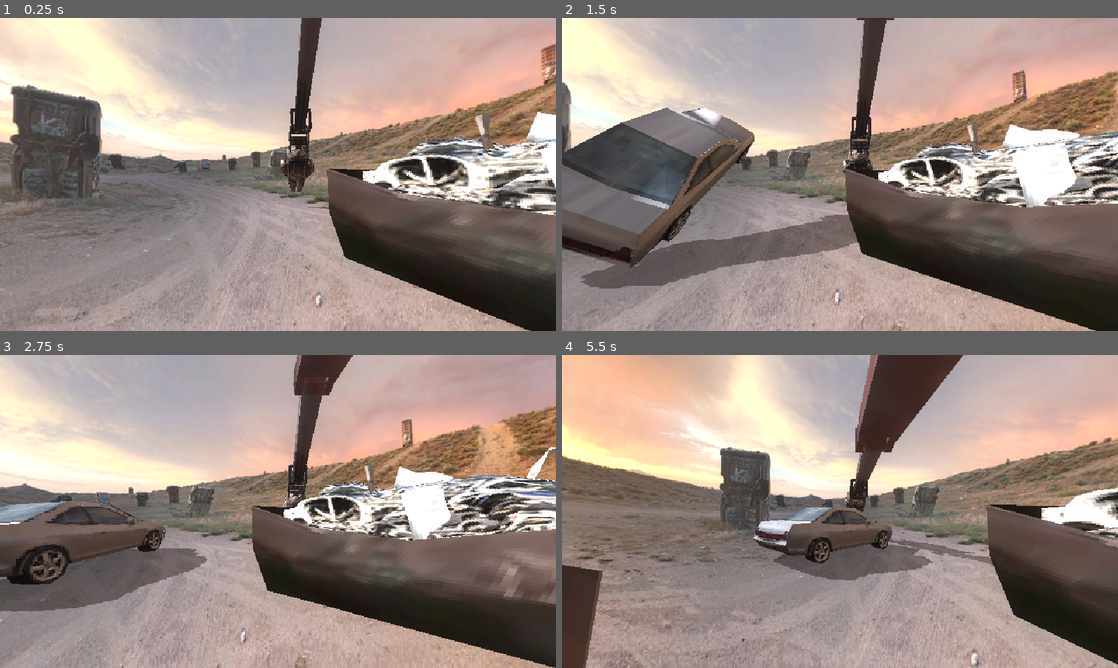
Above: before the commit, frames 1-4 (two rows, left to right).
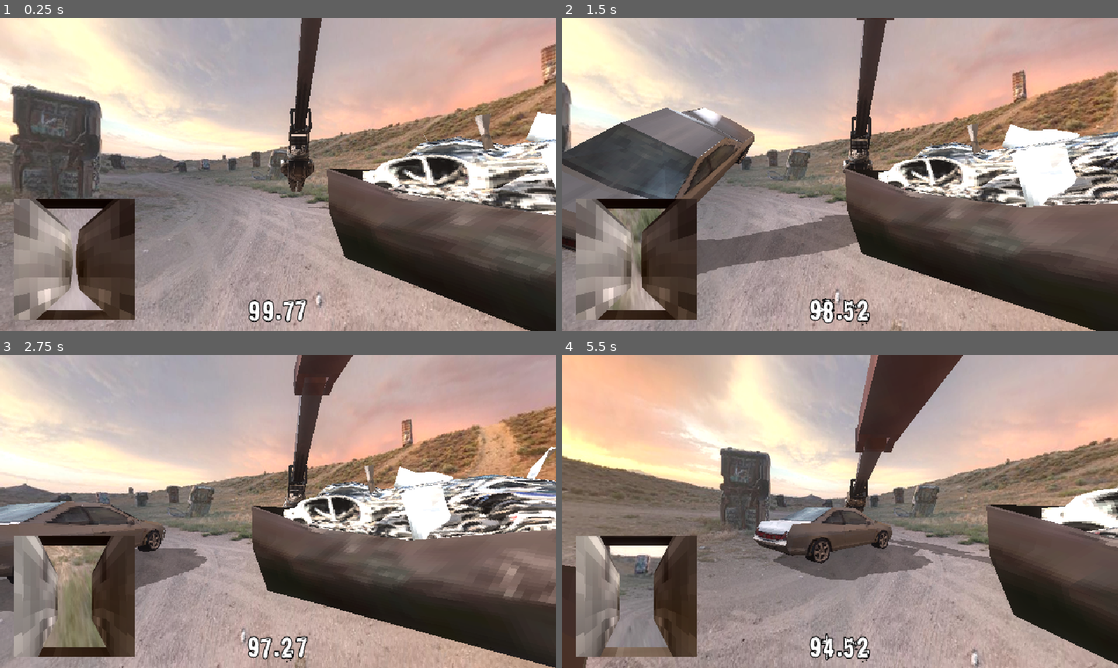
Above: after the commit, the same moments.

Repository: Rionit/Pirate-Software-Game-Jam-16
Game: Godot game, scene res://Scenes/main.tscn
Same seed, same stepped clock (60 frames per second), same inputs: the game is played once before the commit and once after it. Sound files missing from this copy of the repository are replaced by a short silence.
Inputs:
- Up to frame 1 (0.25 s): no input
- Up to frame 2 (1.5 s): hold D (right) 0.53-1.28 s; hold W (front) 0.53-1.28 s; hold S (back) from 1.28 s (still down); tap F (pinch) at 1.35 s
- Up to frame 3 (2.75 s): release S (back) at 2.03 s; hold D (right) from 2.03 s (still down); hold W (front) from 2.03 s (still down)
- Up to frame 4 (5.5 s): release D (right) at 2.78 s; release W (front) at 2.78 s; hold Space (up) 2.78-3.53 s; tap F (pinch) at 2.85, 4.35 s; hold W (front) 3.53-4.28 s; hold A (left) 3.53-5.03 s; hold S (back) from 5.03 s (still down); hold W (front) from 5.03 s (still down)

The runs differ from the first frame. In frame 1, 7.4% of the frame differs, in the area x 2-56%, y 57-98%; in frame 2, 7.2%; in frame 3, 7.9%, in the area x 2-56%, y 57-99%; in frame 4, 7.9%.

Commit message:
Added dumpster labels and ui theme

Diff:
--- a/Scenes/axles_dumpster.tscn
+++ b/Scenes/axles_dumpster.tscn
@@ -1,7 +1,8 @@
-[gd_scene load_steps=12 format=4 uid="uid://dycxentrqfn6l"]
+[gd_scene load_steps=13 format=4 uid="uid://dycxentrqfn6l"]
 
 [ext_resource type="Script" path="res://Scripts/trash_pile.gd" id="1_nuyrw"]
 [ext_resource type="Shader" path="res://Shaders/psx.gdshader" id="3_vf83x"]
+[ext_resource type="PackedScene" uid="uid://cix64nx1cvp11" path="res://Scenes/label_3d.tscn" id="4_hbb0p"]
 [ext_resource type="Texture2D" uid="uid://m3el26inq0n8" path="res://Meshes/Battery Dumpster/battery_dumpster_image_6.png" id="4_sr6ri"]
 
 [sub_resource type="ShaderMaterial" id="ShaderMaterial_lr2pu"]
@@ -132,3 +133,7 @@
 [node name="CollisionShape3D" type="CollisionShape3D" parent="Area3D"]
 transform = Transform3D(1, 0, 0, 0, 1, 0, 0, 0, 1, 0, 0.633921, 0)
 shape = SubResource("BoxShape3D_xkc6h")
+
+[node name="Label3D" parent="." instance=ExtResource("4_hbb0p")]
+transform = Transform3D(-2.35427e-07, 0, -1, 0, 4.96346, 0, 5.38595, 0, -4.37114e-08, -7.80842, 1.19886, 0)
+title = "Axles"
--- a/Scenes/battery_dumpster.tscn
+++ b/Scenes/battery_dumpster.tscn
@@ -1,9 +1,10 @@
-[gd_scene load_steps=22 format=4 uid="uid://kcwdq4cpchhf"]
+[gd_scene load_steps=23 format=4 uid="uid://kcwdq4cpchhf"]
 
 [ext_resource type="Texture2D" uid="uid://bf2gf768k4fo6" path="res://Meshes/Battery Dumpster/battery_dumpster_image_9.png" id="1_qgv8s"]
 [ext_resource type="Script" path="res://Scripts/trash_pile.gd" id="1_sauwb"]
 [ext_resource type="Texture2D" uid="uid://m3el26inq0n8" path="res://Meshes/Battery Dumpster/battery_dumpster_image_6.png" id="2_6m6hh"]
 [ext_resource type="Shader" path="res://Shaders/psx.gdshader" id="2_21eir"]
+[ext_resource type="PackedScene" uid="uid://cix64nx1cvp11" path="res://Scenes/label_3d.tscn" id="5_ulq6k"]
 
 [sub_resource type="ConcavePolygonShape3D" id="ConcavePolygonShape3D_btw12"]
 data = PackedVector3Array(-8.0088, 0, 5.8438, 8.0088, 0, -5.8438, 8.0088, 0, 5.8438, -8.0088, 0, 5.8438, -8.0088, 0, -5 …(1910 unchanged characters)…
@@ -15,6 +16,11 @@
 shader_parameter/alpha_scissor = 0.5
 shader_parameter/jitter = 0.25
 shader_parameter/resolution = Vector2i(320, 240)
+shader_parameter/is_shining = false
+shader_parameter/shine_color = Color(1, 1, 1, 1)
+shader_parameter/cycle_interval = 1.0
+shader_parameter/shine_speed = 3.0
+shader_parameter/shine_width = 3.0
 shader_parameter/albedo = ExtResource("1_qgv8s")
 
 [sub_resource type="ArrayMesh" id="ArrayMesh_6cco8"]
@@ -58,6 +64,11 @@
 shader_parameter/alpha_scissor = 0.5
 shader_parameter/jitter = 0.25
 shader_parameter/resolution = Vector2i(320, 240)
+shader_parameter/is_shining = false
+shader_parameter/shine_color = Color(1, 1, 1, 1)
+shader_parameter/cycle_interval = 1.0
+shader_parameter/shine_speed = 3.0
+shader_parameter/shine_width = 3.0
 shader_parameter/albedo = ExtResource("1_qgv8s")
 
 [sub_resource type="ArrayMesh" id="ArrayMesh_t17r2"]
@@ -99,6 +110,11 @@
 shader_parameter/alpha_scissor = 0.5
 shader_parameter/jitter = 0.25
 shader_parameter/resolution = Vector2i(320, 240)
+shader_parameter/is_shining = false
+shader_parameter/shine_color = Color(1, 1, 1, 1)
+shader_parameter/cycle_interval = 1.0
+shader_parameter/shine_speed = 3.0
+shader_parameter/shine_width = 3.0
 shader_parameter/albedo = ExtResource("1_qgv8s")
 
 [sub_resource type="ArrayMesh" id="ArrayMesh_pkgsd"]
@@ -140,6 +156,11 @@
 shader_parameter/alpha_scissor = 0.5
 shader_parameter/jitter = 0.25
 shader_parameter/resolution = Vector2i(320, 240)
+shader_parameter/is_shining = false
+shader_parameter/shine_color = Color(1, 1, 1, 1)
+shader_parameter/cycle_interval = 1.0
+shader_parameter/shine_speed = 3.0
+shader_parameter/shine_width = 3.0
 shader_parameter/albedo = ExtResource("1_qgv8s")
 
 [sub_resource type="ArrayMesh" id="ArrayMesh_m3wwb"]
@@ -181,6 +202,11 @@
 shader_parameter/alpha_scissor = 0.5
 shader_parameter/jitter = 0.25
 shader_parameter/resolution = Vector2i(320, 240)
+shader_parameter/is_shining = false
+shader_parameter/shine_color = Color(1, 1, 1, 1)
+shader_parameter/cycle_interval = 1.0
+shader_parameter/shine_speed = 3.0
+shader_parameter/shine_width = 3.0
 shader_parameter/albedo = ExtResource("2_6m6hh")
 
 [sub_resource type="ArrayMesh" id="ArrayMesh_4ljsp"]
@@ -262,3 +288,7 @@
 [node name="CollisionShape3D2" type="CollisionShape3D" parent="Area3D"]
 transform = Transform3D(1, 0, 0, 0, 1, 0, 0, 0, 1, 0, 1.30986, 0)
 shape = SubResource("BoxShape3D_rcn77")
+
+[node name="Label3D" parent="." instance=ExtResource("5_ulq6k")]
+transform = Transform3D(-2.79137e-07, 0, -1, 0, 5.90591, 0, 6.3859, 0, -4.37114e-08, -7.77766, 1.65091, 0)
+title = "Batteries"
--- a/Scenes/engines_dumpster.tscn
+++ b/Scenes/engines_dumpster.tscn
@@ -1,8 +1,9 @@
-[gd_scene load_steps=12 format=4 uid="uid://bgtwppfrrm3rt"]
+[gd_scene load_steps=13 format=4 uid="uid://bgtwppfrrm3rt"]
 
 [ext_resource type="Texture2D" uid="uid://vdkbst2qmixo" path="res://Meshes/Engines Dumpster/engines_dumpster_image_5.png" id="1_msrci"]
 [ext_resource type="Script" path="res://Scripts/trash_pile.gd" id="1_yxicy"]
 [ext_resource type="Shader" path="res://Shaders/psx.gdshader" id="2_3o6sy"]
+[ext_resource type="PackedScene" uid="uid://cix64nx1cvp11" path="res://Scenes/label_3d.tscn" id="4_s1v6a"]
 
 [sub_resource type="ShaderMaterial" id="ShaderMaterial_eqwnr"]
 render_priority = 0
@@ -11,6 +12,11 @@
 shader_parameter/alpha_scissor = 0.5
 shader_parameter/jitter = 0.25
 shader_parameter/resolution = Vector2i(320, 240)
+shader_parameter/is_shining = false
+shader_parameter/shine_color = Color(1, 1, 1, 1)
+shader_parameter/cycle_interval = 1.0
+shader_parameter/shine_speed = 3.0
+shader_parameter/shine_width = 3.0
 shader_parameter/albedo = ExtResource("1_msrci")
 
 [sub_resource type="ArrayMesh" id="ArrayMesh_7srqj"]
@@ -54,6 +60,11 @@
 shader_parameter/alpha_scissor = 0.5
 shader_parameter/jitter = 0.25
 shader_parameter/resolution = Vector2i(320, 240)
+shader_parameter/is_shining = false
+shader_parameter/shine_color = Color(1, 1, 1, 1)
+shader_parameter/cycle_interval = 1.0
+shader_parameter/shine_speed = 3.0
+shader_parameter/shine_width = 3.0
 shader_parameter/albedo = ExtResource("1_msrci")
 
 [sub_resource type="ArrayMesh" id="ArrayMesh_l3tk2"]
@@ -122,3 +133,7 @@
 [node name="CollisionShape3D" type="CollisionShape3D" parent="Area3D"]
 transform = Transform3D(1, 0, 0, 0, 1, 0, 0, 0, 1, 0, 2.98242, 0)
 shape = SubResource("BoxShape3D_u3nal")
+
+[node name="Label3D" parent="." instance=ExtResource("4_s1v6a")]
+transform = Transform3D(-4.23675e-07, 0, -1, 0, 9.05805, 0, 9.69256, 0, -4.37114e-08, -10.3297, 3.40016, 0)
+title = "Engines"
--- a/Scenes/game_over_screen.tscn
+++ b/Scenes/game_over_screen.tscn
@@ -1,6 +1,7 @@
-[gd_scene load_steps=2 format=3 uid="uid://cly3lujeyqwda"]
+[gd_scene load_steps=3 format=3 uid="uid://cly3lujeyqwda"]
 
 [ext_resource type="Script" path="res://Scripts/game_over_screen.gd" id="1_ajr5w"]
+[ext_resource type="Theme" uid="uid://bxnae1arshtlw" path="res://Themes/ui.tres" id="2_fou0y"]
 
 [node name="GameOverScreen" type="Control"]
 process_mode = 3
@@ -25,18 +26,20 @@
 
 [node name="Label" type="Label" parent="VBoxContainer"]
 layout_mode = 2
-theme_override_constants/outline_size = 4
+theme = ExtResource("2_fou0y")
 theme_override_font_sizes/font_size = 70
 text = "GAME OVER!"
 horizontal_alignment = 1
 
 [node name="Button" type="Button" parent="VBoxContainer"]
 layout_mode = 2
+theme = ExtResource("2_fou0y")
 theme_override_font_sizes/font_size = 30
 text = "Let me try again!"
 
 [node name="Time" type="Label" parent="VBoxContainer"]
 layout_mode = 2
+theme = ExtResource("2_fou0y")
 theme_override_constants/outline_size = 4
 text = "You have played for: "
 horizontal_alignment = 1
--- a/Scenes/glass_dumpster.tscn
+++ b/Scenes/glass_dumpster.tscn
@@ -1,8 +1,9 @@
-[gd_scene load_steps=12 format=4 uid="uid://gs7k6u5af1fu"]
+[gd_scene load_steps=13 format=4 uid="uid://gs7k6u5af1fu"]
 
 [ext_resource type="Script" path="res://Scripts/trash_pile.gd" id="1_4mn2g"]
 [ext_resource type="Texture2D" uid="uid://ctlujf4scbd4c" path="res://Meshes/Glass Dumpster/dome_image_3.png" id="1_ep8pe"]
 [ext_resource type="Shader" path="res://Shaders/psx.gdshader" id="2_vwteu"]
+[ext_resource type="PackedScene" uid="uid://cix64nx1cvp11" path="res://Scenes/label_3d.tscn" id="4_1qk5t"]
 
 [sub_resource type="ShaderMaterial" id="ShaderMaterial_nv312"]
 render_priority = 0
@@ -11,6 +12,11 @@
 shader_parameter/alpha_scissor = 0.5
 shader_parameter/jitter = 0.25
 shader_parameter/resolution = Vector2i(320, 240)
+shader_parameter/is_shining = false
+shader_parameter/shine_color = Color(1, 1, 1, 1)
+shader_parameter/cycle_interval = 1.0
+shader_parameter/shine_speed = 3.0
+shader_parameter/shine_width = 3.0
 shader_parameter/albedo = ExtResource("1_ep8pe")
 
 [sub_resource type="ArrayMesh" id="ArrayMesh_u0wvy"]
@@ -101,3 +107,7 @@
 [node name="CollisionShape3D" type="CollisionShape3D" parent="Area3D"]
 transform = Transform3D(1, 0, 0, 0, 1, 0, 0, 0, 1, 0, 5.29749, 0)
 shape = SubResource("BoxShape3D_r6sbt")
+
+[node name="Label3D" parent="." instance=ExtResource("4_1qk5t")]
+transform = Transform3D(-6.50277e-07, 0, -1, 0, 10.4984, 0, 14.8765, 0, -4.37114e-08, -17.8144, 6.45232, 0)
+title = "Glass"
--- a/Scenes/interior_dumpster.tscn
+++ b/Scenes/interior_dumpster.tscn
@@ -1,9 +1,10 @@
-[gd_scene load_steps=22 format=4 uid="uid://d3sd81nox8cxa"]
+[gd_scene load_steps=23 format=4 uid="uid://d3sd81nox8cxa"]
 
 [ext_resource type="Script" path="res://Scripts/trash_pile.gd" id="1_dj38f"]
 [ext_resource type="Texture2D" uid="uid://30l7ygfvj353" path="res://Meshes/Interior Dumpster/interior_dumpster_image_8.png" id="1_ngp3b"]
 [ext_resource type="Shader" path="res://Shaders/psx.gdshader" id="3_ruw5f"]
 [ext_resource type="Texture2D" uid="uid://vdkbst2qmixo" path="res://Meshes/Engines Dumpster/engines_dumpster_image_5.png" id="4_35fju"]
+[ext_resource type="PackedScene" uid="uid://cix64nx1cvp11" path="res://Scenes/label_3d.tscn" id="5_2lb42"]
 
 [sub_resource type="ConcavePolygonShape3D" id="ConcavePolygonShape3D_tc8bc"]
 data = PackedVector3Array(0, 0, -5.6089, 6.9344, 0, -11.2178, 0, 0, -11.2178, 0, 0, -5.6089, 6.9344, 0, -5.6089, 6.9344 …(10157 unchanged characters)…
@@ -15,6 +16,11 @@
 shader_parameter/alpha_scissor = 0.5
 shader_parameter/jitter = 0.25
 shader_parameter/resolution = Vector2i(320, 240)
+shader_parameter/is_shining = false
+shader_parameter/shine_color = Color(1, 1, 1, 1)
+shader_parameter/cycle_interval = 1.0
+shader_parameter/shine_speed = 3.0
+shader_parameter/shine_width = 3.0
 shader_parameter/albedo = ExtResource("1_ngp3b")
 
 [sub_resource type="ArrayMesh" id="ArrayMesh_g2yf3"]
@@ -58,6 +64,11 @@
 shader_parameter/alpha_scissor = 0.5
 shader_parameter/jitter = 0.25
 shader_parameter/resolution = Vector2i(320, 240)
+shader_parameter/is_shining = false
+shader_parameter/shine_color = Color(1, 1, 1, 1)
+shader_parameter/cycle_interval = 1.0
+shader_parameter/shine_speed = 3.0
+shader_parameter/shine_width = 3.0
 shader_parameter/albedo = ExtResource("1_ngp3b")
 
 [sub_resource type="ArrayMesh" id="ArrayMesh_i5sie"]
@@ -101,6 +112,11 @@
 shader_parameter/alpha_scissor = 0.5
 shader_parameter/jitter = 0.25
 shader_parameter/resolution = Vector2i(320, 240)
+shader_parameter/is_shining = false
+shader_parameter/shine_color = Color(1, 1, 1, 1)
+shader_parameter/cycle_interval = 1.0
+shader_parameter/shine_speed = 3.0
+shader_parameter/shine_width = 3.0
 shader_parameter/albedo = ExtResource("1_ngp3b")
 
 [sub_resource type="ArrayMesh" id="ArrayMesh_shc8u"]
@@ -144,6 +160,11 @@
 shader_parameter/alpha_scissor = 0.5
 shader_parameter/jitter = 0.25
 shader_parameter/resolution = Vector2i(320, 240)
+shader_parameter/is_shining = false
+shader_parameter/shine_color = Color(1, 1, 1, 1)
+shader_parameter/cycle_interval = 1.0
+shader_parameter/shine_speed = 3.0
+shader_parameter/shine_width = 3.0
 shader_parameter/albedo = ExtResource("1_ngp3b")
 
 [sub_resource type="ArrayMesh" id="ArrayMesh_kfhsk"]
@@ -187,6 +208,11 @@
 shader_parameter/alpha_scissor = 0.5
 shader_parameter/jitter = 0.25
 shader_parameter/resolution = Vector2i(320, 240)
+shader_parameter/is_shining = false
+shader_parameter/shine_color = Color(1, 1, 1, 1)
+shader_parameter/cycle_interval = 1.0
+shader_parameter/shine_speed = 3.0
+shader_parameter/shine_width = 3.0
 shader_parameter/albedo = ExtResource("4_35fju")
 
 [sub_resource type="ArrayMesh" id="ArrayMesh_3ajao"]
@@ -268,3 +294,7 @@
 [node name="CollisionShape3D" type="CollisionShape3D" parent="Area3D"]
 transform = Transform3D(1, 0, 0, 0, 1, 0, 0, 0, 1, 0, 2.95348, 0)
 shape = SubResource("BoxShape3D_bxyhj")
+
+[node name="Label3D" parent="." instance=ExtResource("5_2lb42")]
+transform = Transform3D(-3.47681e-07, 0, -1, 0, 7.73756, 0, 7.95401, 0, -4.37114e-08, 9.43022, 3.18032, 0)
+title = "Interior"
--- /dev/null
+++ b/Scenes/label_3d.tscn
@@ -0,0 +1,62 @@
+[gd_scene load_steps=6 format=3 uid="uid://cix64nx1cvp11"]
+
+[ext_resource type="Script" path="res://Scripts/label_3d.gd" id="1_4oy0v"]
+[ext_resource type="Theme" uid="uid://bxnae1arshtlw" path="res://Themes/ui.tres" id="2_3y2ev"]
+
+[sub_resource type="QuadMesh" id="QuadMesh_7awb4"]
+size = Vector2(3, 1)
+
+[sub_resource type="ViewportTexture" id="ViewportTexture_m7gji"]
+viewport_path = NodePath("SubViewport")
+
+[sub_resource type="StandardMaterial3D" id="StandardMaterial3D_k21j4"]
+resource_local_to_scene = true
+transparency = 1
+shading_mode = 0
+albedo_texture = SubResource("ViewportTexture_m7gji")
+billboard_mode = 2
+billboard_keep_scale = true
+
+[node name="Label3D" type="Node3D"]
+process_mode = 3
+script = ExtResource("1_4oy0v")
+
+[node name="SubViewport" type="SubViewport" parent="."]
+transparent_bg = true
+size = Vector2i(960, 320)
+render_target_update_mode = 4
+
+[node name="GUI" type="Control" parent="SubViewport"]
+layout_mode = 3
+anchors_preset = 8
+anchor_left = 0.5
+anchor_top = 0.5
+anchor_right = 0.5
+anchor_bottom = 0.5
+grow_horizontal = 2
+grow_vertical = 2
+mouse_filter = 1
+
+[node name="Label" type="Label" parent="SubViewport/GUI"]
+layout_mode = 1
+anchors_preset = 8
+anchor_left = 0.5
+anchor_top = 0.5
+anchor_right = 0.5
+anchor_bottom = 0.5
+offset_left = -350.5
+offset_top = -74.5
+offset_right = 350.5
+offset_bottom = 74.5
+grow_horizontal = 2
+grow_vertical = 2
+theme = ExtResource("2_3y2ev")
+theme_override_font_sizes/font_size = 100
+text = "hello this is a test"
+horizontal_alignment = 1
+vertical_alignment = 1
+
+[node name="Quad" type="MeshInstance3D" parent="."]
+process_mode = 3
+mesh = SubResource("QuadMesh_7awb4")
+surface_material_override/0 = SubResource("StandardMaterial3D_k21j4")
--- a/Scenes/main.tscn
+++ b/Scenes/main.tscn
@@ -1,8 +1,9 @@
-[gd_scene load_steps=22 format=3 uid="uid://dq8cp8tbiusly"]
+[gd_scene load_steps=23 format=3 uid="uid://dq8cp8tbiusly"]
 
 [ext_resource type="Script" path="res://Scripts/game_manager.gd" id="1_4p8tu"]
 [ext_resource type="PackedScene" uid="uid://dkxt8pog23mmg" path="res://Scenes/player.tscn" id="1_akknk"]
 [ext_resource type="AudioStream" uid="uid://bx344mhmlobc1" path="res://Sounds/Music/drum_loop.mp3" id="2_1jcvf"]
+[ext_resource type="Theme" uid="uid://bxnae1arshtlw" path="res://Themes/ui.tres" id="2_c70xg"]
 [ext_resource type="PackedScene" uid="uid://c6kt5lhy3tera" path="res://Scenes/audio.tscn" id="2_hlwq7"]
 [ext_resource type="Texture2D" uid="uid://dkbghts361edn" path="res://Images/panorama.jpg" id="3_bmd01"]
 [ext_resource type="AudioStream" uid="uid://ddr7xsq5nae3o" path="res://Sounds/Music/analog_bass.mp3" id="3_vhupr"]
@@ -70,7 +71,6 @@
 one_shot = true
 
 [node name="UI" type="Control" parent="."]
-visible = false
 layout_mode = 3
 anchors_preset = 15
 anchor_right = 1.0
@@ -86,13 +86,14 @@
 anchor_top = 1.0
 anchor_right = 1.0
 anchor_bottom = 1.0
-offset_top = -43.0
+offset_top = -63.0
 offset_bottom = -7.0
 grow_horizontal = 2
 grow_vertical = 0
-theme_override_constants/outline_size = 4
+theme = ExtResource("2_c70xg")
+theme_override_font_sizes/normal_font_size = 35
 bbcode_enabled = true
-text = "[center][wave amp=30.0 freq=2.0 connected=1][tornado radius=2.0 freq=1.0 connected=1]{text}[/tornado][/wave][/center]"
+text = "[center]{text}[/center]"
 
 [node name="MusicPlayer3D" type="AudioStreamPlayer3D" parent="."]
 stream = SubResource("AudioStreamSynchronized_vh7v0")
--- a/Scenes/metal_dumpster.tscn
+++ b/Scenes/metal_dumpster.tscn
@@ -1,9 +1,10 @@
-[gd_scene load_steps=31 format=4 uid="uid://dmv78ko1rhy6o"]
+[gd_scene load_steps=32 format=4 uid="uid://dmv78ko1rhy6o"]
 
 [ext_resource type="Script" path="res://Scripts/trash_pile.gd" id="1_jx1lp"]
 [ext_resource type="Shader" path="res://Shaders/psx.gdshader" id="2_feoc7"]
 [ext_resource type="Texture2D" uid="uid://7o15trvwx4wr" path="res://Meshes/Metal Dumpster/metal_dumpster_image_7.png" id="2_ltavb"]
 [ext_resource type="Texture2D" uid="uid://vdkbst2qmixo" path="res://Meshes/Engines Dumpster/engines_dumpster_image_5.png" id="4_1i5xa"]
+[ext_resource type="PackedScene" uid="uid://cix64nx1cvp11" path="res://Scenes/label_3d.tscn" id="5_ljujc"]
 
 [sub_resource type="ShaderMaterial" id="ShaderMaterial_jlewx"]
 render_priority = 0
@@ -450,3 +451,7 @@
 [node name="CollisionShape3D" type="CollisionShape3D" parent="Area3D"]
 transform = Transform3D(1, 0, 0, 0, 1, 0, 0, 0, 1, 0, 2.90745, 0)
 shape = SubResource("BoxShape3D_fkpvk")
+
+[node name="Label3D" parent="." instance=ExtResource("5_ljujc")]
+transform = Transform3D(-2.5945e-07, 0, -1, 0, 5.35882, 0, 5.93552, 0, -4.37114e-08, -9.45624, 3.87684, 0)
+title = "Metal"
--- a/Scenes/player.tscn
+++ b/Scenes/player.tscn
@@ -68,7 +68,6 @@
 
 [node name="ClawCamDisplay" type="Sprite3D" parent="Machine"]
 transform = Transform3D(-6.05618e-09, 0, 0.138549, 0, 0.138549, 0, -0.138549, 0, -6.05618e-09, 1.2, -0.5, -1.2)
-visible = false
 texture = SubResource("ViewportTexture_5hmpd")
 
 [node name="ClawCamViewport" type="SubViewport" parent="Machine"]
--- a/Scenes/time_label.tscn
+++ b/Scenes/time_label.tscn
@@ -1,5 +1,6 @@
-[gd_scene load_steps=5 format=3 uid="uid://crgi5pn1mxa34"]
+[gd_scene load_steps=6 format=3 uid="uid://crgi5pn1mxa34"]
 
+[ext_resource type="Theme" uid="uid://bxnae1arshtlw" path="res://Themes/ui.tres" id="1_4wx0l"]
 [ext_resource type="Script" path="res://Scripts/time.gd" id="1_4x7i3"]
 
 [sub_resource type="Animation" id="Animation_dtnsc"]
@@ -105,13 +106,14 @@
 anchor_top = 1.0
 anchor_right = 1.0
 anchor_bottom = 1.0
-offset_top = -40.0
-offset_bottom = -17.0
+offset_top = -55.0
+offset_bottom = -9.0
 grow_horizontal = 2
 grow_vertical = 0
+theme = ExtResource("1_4wx0l")
 theme_override_colors/font_color = Color(1, 1, 1, 1)
 theme_override_colors/font_outline_color = Color(0, 0, 0, 1)
-theme_override_constants/outline_size = 4
+theme_override_font_sizes/font_size = 30
 text = "+100
 "
 horizontal_alignment = 1
--- a/Scripts/car.gd
+++ b/Scripts/car.gd
@@ -15,7 +15,7 @@
 	car_body.max_contacts_reported = 1
 	car_body.body_entered.connect(hit)
 
-func hit(body: Node):
+func hit(_body: Node):
 	Audio.play(Audio.spawn(self, Audio.get_random_sound(Audio.hit_sounds), "Outside"))
 
 func collider_duplicated(collider: CollisionShape3D):
--- a/Scripts/car_part.gd
+++ b/Scripts/car_part.gd
@@ -58,7 +58,7 @@
 	max_contacts_reported = 1
 	body_entered.connect(hit)
 
-func hit(body: Node):
+func hit(_body: Node):
 	Audio.play(Audio.spawn(self, Audio.get_random_sound(Audio.hit_sounds), "Outside"))
 
 func highlight(state := true):
--- a/Scripts/claw_arm.gd
+++ b/Scripts/claw_arm.gd
@@ -41,6 +41,7 @@
 # Called when the node enters the scene tree for the first time.
 func _ready() -> void:
 	init_claw()
+	Global.tip = tip
 
 func init_claw():
 	claw_idx = skeleton.find_bone("Claw")
@@ -49,10 +50,6 @@
 	claw_rotation.x = 0 				# pitch
 	claw_rotation.z = deg_to_rad(90) 	# yaw
 	skeleton.set_bone_pose_rotation(claw_idx, Quaternion.from_euler(claw_rotation))
-
-# Called every frame. 'delta' is the elapsed time since the previous frame.
-func _process(delta: float) -> void:
-	pass
 
 func claw_pinched():
 	pinched = true
--- a/Scripts/game_manager.gd
+++ b/Scripts/game_manager.gd
@@ -25,19 +25,19 @@
 	timer.wait_time = start_time_amount
 	timer.start()
 
-func _process(delta: float) -> void:
+func _process(_delta: float) -> void:
 	update_timer(timer.time_left)
 
 func update_timer(time_left: float):
 	time_left = max(time_left, 0.01)
 
-	# Calculate frequency: Increase as time approaches zero
-	var base_freq = 2.0  # Default frequency
-	var max_freq = 10.0  # Maximum frequency
-	var freq = base_freq + (max_freq - base_freq) * (1.0 - (time_left / 10.0)) # Adjust scale as needed
+	## Calculate frequency: Increase as time approaches zero
+	#var base_freq = 2.0  # Default frequency
+	#var max_freq = 10.0  # Maximum frequency
+	#var freq = base_freq + (max_freq - base_freq) * (1.0 - (time_left / 10.0)) # Adjust scale as needed
 
 	# Format the BBCode with two decimal places and dynamic frequency
-	var formatted_text = "[center]%.2f[/center]" % [time_left]
+	var formatted_text = "[tornado radius=10.0 freq=1.0 connected=1][center]%.2f[/center][/tornado]" % [time_left]
 	countdown.text = formatted_text
 
 func trash_collected(result: bool):
@@ -72,7 +72,7 @@
 func _on_timer_timeout() -> void:
 	ui.queue_free()
 	var instance = GAME_OVER_SCREEN.instantiate()
-	instance.elapsed_time = total_time / 10
+	instance.elapsed_time = total_time / 10.0
 	add_child(instance)
 
 func _on_second_timer_timeout() -> void:
--- /dev/null
+++ b/Scripts/global.gd
@@ -0,0 +1,4 @@
+extends Node
+
+# the tip of the claw
+var tip: Area3D
--- /dev/null
+++ b/Scripts/label_3d.gd
@@ -0,0 +1,30 @@
+@tool
+extends Node3D
+class_name MyLabel3D
+
+@export var title : String
+
+@onready var label: Label = $SubViewport/GUI/Label
+@onready var quad: MeshInstance3D = $Quad
+@onready var sub_viewport: SubViewport = $SubViewport
+
+var alpha = 1.0
+
+const fade_point = 5.0
+
+func _ready() -> void:
+	quad.get_surface_override_material(0).albedo_texture = sub_viewport.get_texture()
+	label.text = title
+
+func _process(_delta: float) -> void:
+	if Engine.is_editor_hint():
+		label.text = title
+	else:
+		# Get positions and ignore the y (height) component
+		var tip_pos = Global.tip.global_position
+		var my_pos = global_position
+		var horizontal_distance = Vector2(tip_pos.x - my_pos.x, tip_pos.z - my_pos.z).length()
+
+		# When horizontal_distance is 0, alpha = 1.0; when it's fade_point or more, alpha = 0.0.
+		alpha = clamp(1.0 - (horizontal_distance / fade_point), 0.0, 1.0)
+		quad.get_surface_override_material(0).albedo_color.a = alpha
--- a/Scripts/player.gd
+++ b/Scripts/player.gd
@@ -22,7 +22,7 @@
 	pass
 
 # Called every frame. 'delta' is the elapsed time since the previous frame.
-func _process(delta: float) -> void:
+func _process(_delta: float) -> void:
 	claw_cam.look_at_from_position(claw_arm.claw_cam_position.global_position,
 								   claw_arm.claw_cam_direction.global_position,
 								   claw_arm.claw_cam_up.global_position - claw_arm.claw_cam_position.global_position)
--- /dev/null
+++ b/Themes/ui.tres
@@ -0,0 +1,13 @@
+[gd_resource type="Theme" load_steps=2 format=3 uid="uid://bxnae1arshtlw"]
+
+[ext_resource type="FontFile" uid="uid://cj1glqpvwqdii" path="res://Fonts/Baron Kuffner.otf" id="1_h33vx"]
+
+[resource]
+Button/constants/outline_size = 4
+Button/font_sizes/font_size = 24
+Button/fonts/font = ExtResource("1_h33vx")
+Label/constants/outline_size = 4
+Label/font_sizes/font_size = 20
+Label/fonts/font = ExtResource("1_h33vx")
+RichTextLabel/constants/outline_size = 4
+RichTextLabel/fonts/normal_font = ExtResource("1_h33vx")
--- a/project.godot
+++ b/project.godot
@@ -14,6 +14,10 @@
 run/main_scene="res://Scenes/main.tscn"
 config/features=PackedStringArray("4.3", "Forward Plus")
 config/icon="res://Images/banner.jpg"
+
+[autoload]
+
+Global="*res://Scripts/global.gd"
 
 [display]
 
Binary file added: Fonts/Baron Kuffner.otf
Not shown, added: Fonts/Baron Kuffner.otf.import
